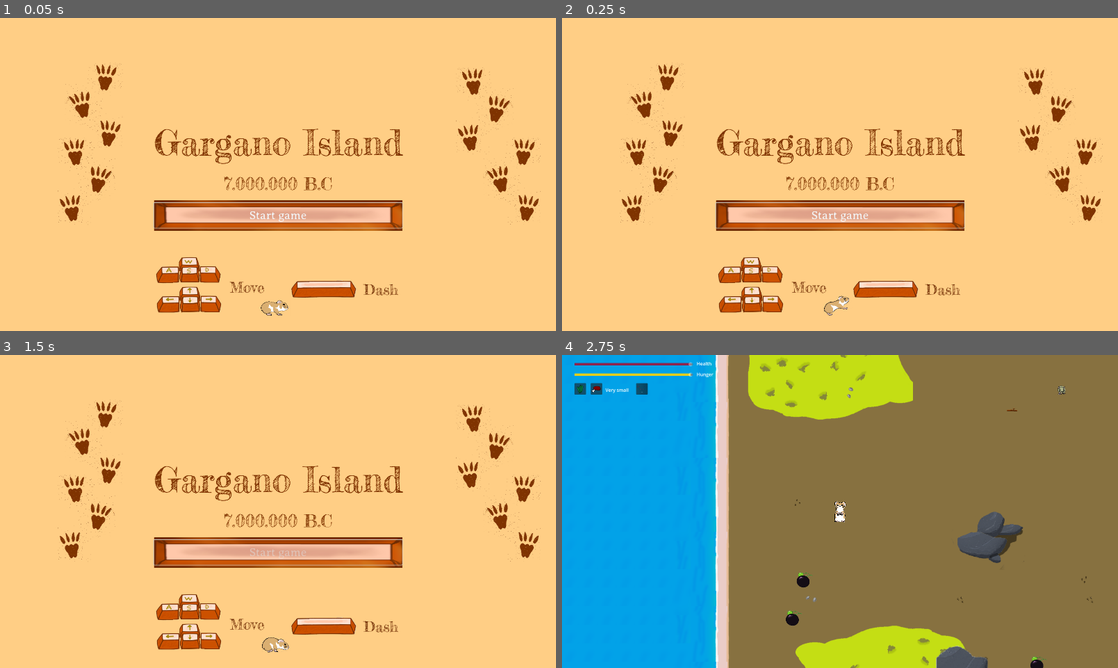
Above: before the commit, frames 1-4 (two rows, left to right).
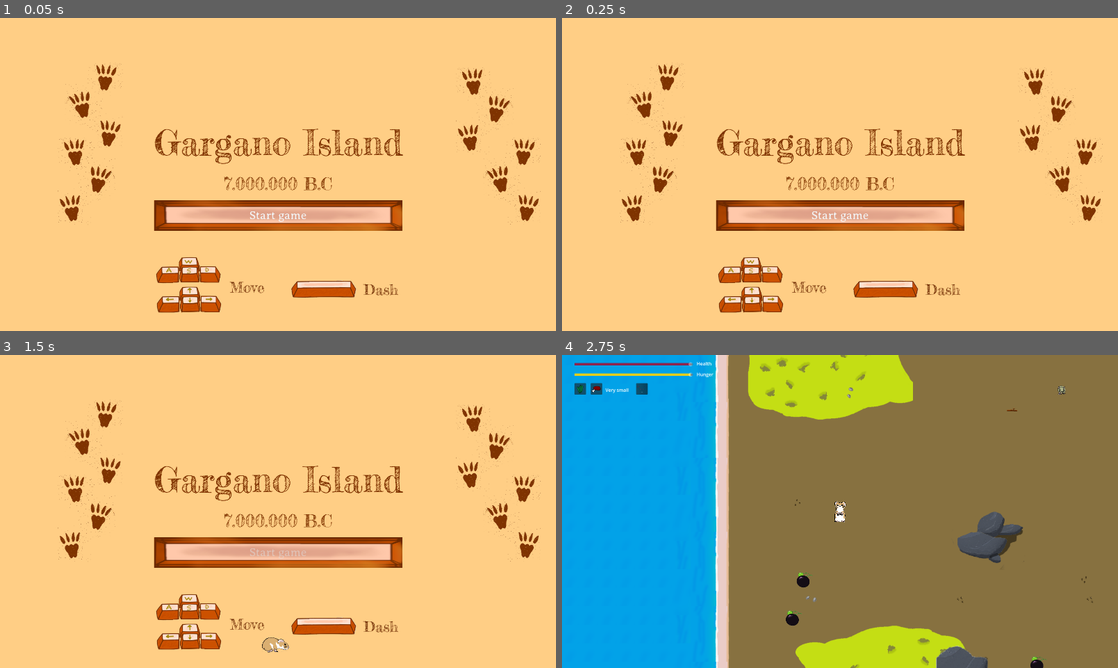
Above: after the commit, the same moments.

Repository: nialsiG/GMTK2024
Game: Godot game, scene res://scenes/start_menu.tscn
The game is run twice, just before and just after one commit, with the same random seed, the same clock (stepped at 60 frames per second) and the same inputs. The engine's default icon, where the game draws it, is replaced by a stand-in: a white triangle on a blue panel in a dark square.
Inputs:
- Up to frame 1 (0.05 s): no input
- Up to frame 2 (0.25 s): no input
- Up to frame 3 (1.5 s): click "Start game" at 0.5 s; hold D (move_right) from 1.28 s (still down); tap Space (attack) at 1.35 s
- Up to frame 4 (2.75 s): release D (move_right) at 2.03 s; hold S (move_down) from 2.03 s (still down); tap Space (attack) at 2.1 s

The runs differ from the first frame. In frame 1, 1.0% of the frame differs, in the area x 27-73%, y 58-96%; in frame 2, 1.0%; in frame 3, 0.8%; in frame 4, nothing differs.

Commit message:
Fix: Start menu: removed white square on start button. Running hamster is not displayed on going back to start menu

Diff:
--- a/Gmtk 2024/scenes/start_menu.tscn
+++ b/Gmtk 2024/scenes/start_menu.tscn
@@ -9,6 +9,7 @@
 [ext_resource type="SpriteFrames" uid="uid://cgwmfc675gf35" path="res://assets/sprites/player.tres" id="6_2iajs"]
 [ext_resource type="StyleBox" uid="uid://by586e7gx5rdv" path="res://resources/buttons/new_style_box_texture.tres" id="7_1ysxi"]
 [ext_resource type="Texture2D" uid="uid://ce8mkxv2baxkm" path="res://assets/sprites/Other/MoveIcon.png" id="7_6ftc6"]
+[ext_resource type="Texture2D" uid="uid://b2btcse5urg53" path="res://assets/sprites/Icons/button.png" id="8_0vaqb"]
 [ext_resource type="Texture2D" uid="uid://875s1xw1xkow" path="res://assets/sprites/Other/DashKeyIcon.png" id="8_bqtse"]
 [ext_resource type="LabelSettings" uid="uid://bn0y2ipsuysdl" path="res://resources/labels/title3.tres" id="9_o84i5"]
 
@@ -16,6 +17,9 @@
 font = ExtResource("5_qj008")
 font_size = 60
 font_color = Color(0.501961, 0.207843, 0.00392157, 1)
+
+[sub_resource type="StyleBoxTexture" id="StyleBoxTexture_0lqv6"]
+texture = ExtResource("8_0vaqb")
 
 [node name="start_menu" type="Node"]
 process_mode = 3
@@ -82,6 +86,7 @@
 theme_override_styles/hover = ExtResource("7_1ysxi")
 theme_override_styles/pressed = ExtResource("7_1ysxi")
 theme_override_styles/disabled = ExtResource("7_1ysxi")
+theme_override_styles/focus = SubResource("StyleBoxTexture_0lqv6")
 text = "Start game"
 
 [node name="quit_button2" type="Button" parent="CanvasLayer/VBoxContainer"]
--- a/Gmtk 2024/scripts/start_menu.gd
+++ b/Gmtk 2024/scripts/start_menu.gd
@@ -3,14 +3,15 @@
 @onready var game = "res://scenes/world.tscn"
 @onready var focus_button = $CanvasLayer/VBoxContainer/start_button
 @onready var startGoosePlayer : AudioStreamPlayer = $StartGoosePlayer
-@onready var loadingSprite : AnimatedSprite2D = $CanvasLayer/AnimatedSprite2D
+@onready var _loadingSprite : AnimatedSprite2D = $CanvasLayer/AnimatedSprite2D
 func _ready():
 	focus_button.grab_focus()
+	_loadingSprite.hide()
 
 func _on_start_button_pressed():
 	focus_button.disabled = true
 	startGoosePlayer.play()
-	loadingSprite.show()
+	_loadingSprite.show()
 	await get_tree().create_timer(1.5).timeout
 	get_tree().change_scene_to_file(game)
 
Not shown: 1 places in Gmtk 2024/scenes/start_menu.tscn that only renumber resources
